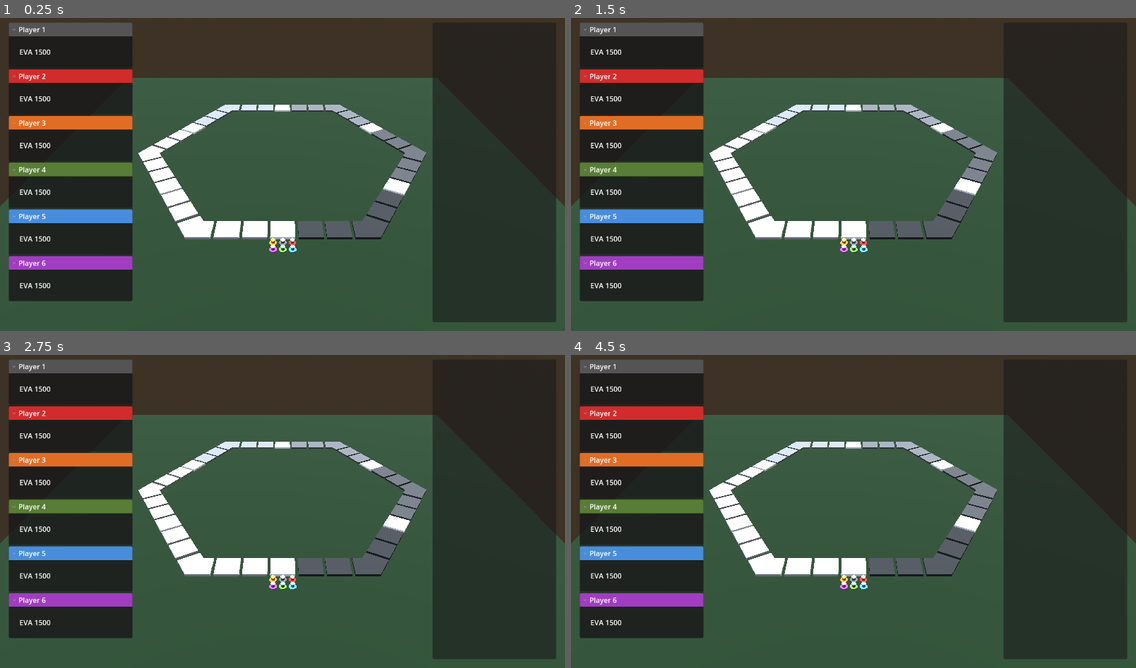
Above: before the commit, frames 1-4 (two rows, left to right).
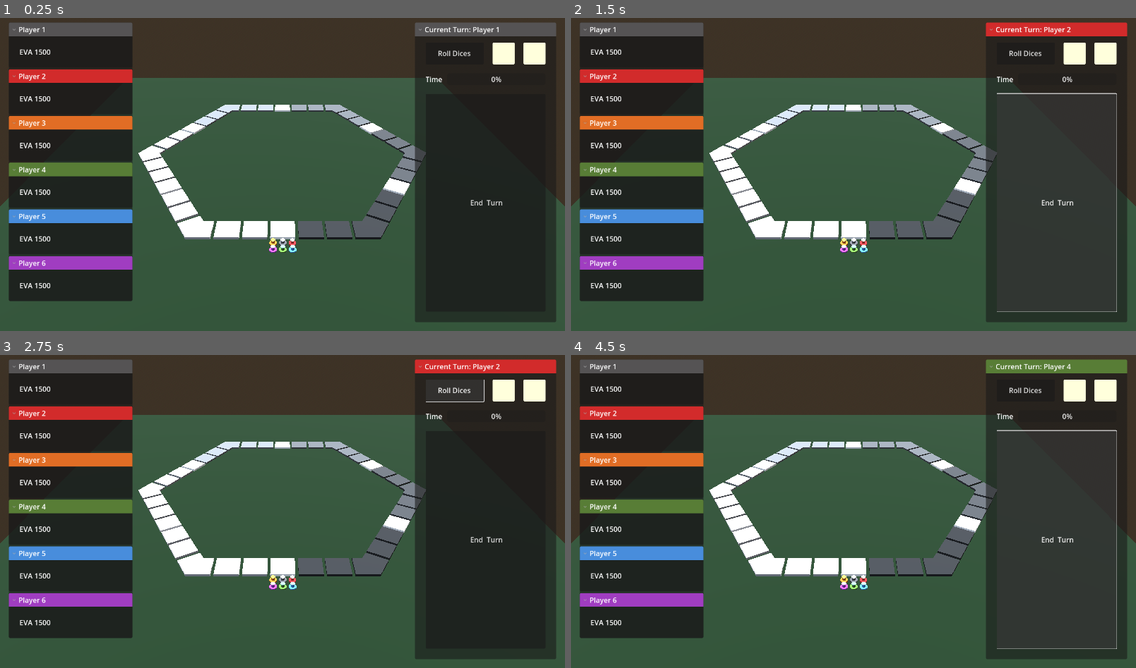
Above: after the commit, the same moments.

Repository: Falafel-Open-Games/evanopolis-ui-slice
Game: Godot game, scene res://scenes/game.tscn
Same seed, same stepped clock (60 frames per second), same inputs: the game is played once before the commit and once after it.
Inputs (mouse positions are in pixels of both pictures, inside the frame that each line leads up to):
- Up to frame 1 (0.25 s): no input
- Up to frame 2 (1.5 s): click (1023, 52) at 0.5 s, where only the run after the commit has a clickable "Roll Dices"; click (1056, 202) at 1.25 s, where only the run after the commit has a clickable "End Turn"
- Up to frame 3 (2.75 s): click (452, 389) at 2 s, where only the run after the commit has a clickable "Roll Dices"
- Up to frame 4 (4.5 s): click (1056, 539) at 2.75 s, where only the run after the commit has a clickable "End Turn"; click (1023, 389) at 3.5 s, where only the run after the commit has a clickable "Roll Dices"; click (1056, 539) at 4.25 s, where only the run after the commit has a clickable "End Turn"

The runs differ from the first frame. In frame 1, 4.3% of the frame differs, in the area x 73-99%, y 1-98%; in frame 2, 4.5%; in frame 3, 4.3%; in frame 4, 4.5%.

Commit message:
feat: add game state and turn UI wiring

Diff:
--- a/godot/project.godot
+++ b/godot/project.godot
@@ -20,3 +20,7 @@
 window/size/viewport_width=1280
 window/size/viewport_height=720
 window/size/mode=2
+
+[autoload]
+
+Palette="*res://scripts/autoload/color_palette.gd"
--- a/godot/scenes/game.tscn
+++ b/godot/scenes/game.tscn
@@ -1,10 +1,13 @@
-[gd_scene load_steps=11 format=3 uid="uid://cqmxik86m7jfl"]
+[gd_scene load_steps=14 format=3 uid="uid://cqmxik86m7jfl"]
 
 [ext_resource type="PackedScene" uid="uid://bq8yu0tnywxwn" path="res://scenes/side_strip.tscn" id="2_s0k7h"]
 [ext_resource type="PackedScene" uid="uid://cf3ptmh3a1lsi" path="res://scenes/player_summary.tscn" id="2_yqjtg"]
 [ext_resource type="PackedScene" uid="uid://hsaj4hgpu7a6" path="res://scenes/pawn.tscn" id="3_lbhrr"]
 [ext_resource type="Script" uid="uid://csigfifodnx75" path="res://scripts/board_layout.gd" id="3_tfrx2"]
 [ext_resource type="Script" uid="uid://b4b2jj7a5a3fy" path="res://scripts/pawns_start.gd" id="4_3k9qj"]
+[ext_resource type="Script" uid="uid://e1pe74jhpbxc" path="res://scripts/game_controller.gd" id="5_77h6y"]
+[ext_resource type="PackedScene" uid="uid://ckbnfxtwa4po5" path="res://scenes/right_sidebar.tscn" id="6_p57ef"]
+[ext_resource type="Script" uid="uid://c6s7q4d0p7qrx" path="res://scripts/game_state.gd" id="7_h6e2v"]
 
 [sub_resource type="StandardMaterial3D" id="StandardMaterial3D_8cj0n"]
 albedo_color = Color(0.05857501, 0.15, 0.0465, 1)
@@ -26,6 +29,15 @@
 tonemap_mode = 2
 
 [node name="Game" type="Node3D"]
+
+[node name="GameState" type="Node" parent="."]
+unique_name_in_owner = true
+script = ExtResource("7_h6e2v")
+
+[node name="GameController" type="Node" parent="."]
+script = ExtResource("5_77h6y")
+
+[node name="BoardLayout" type="Node" parent="."]
 script = ExtResource("3_tfrx2")
 
 [node name="Table" type="MeshInstance3D" parent="."]
@@ -69,8 +81,6 @@
 markers_root_path = NodePath("../tiles/SideStrip1/Tile4/PawnMarkers")
 
 [node name="Pawn1" parent="Pawns" instance=ExtResource("3_lbhrr")]
-base_color = Color(0.33333334, 0.3254902, 0.32941177, 1)
-accent_color = Color(0.69803923, 0.69411767, 0.7019608, 1)
 
 [node name="Pawn2" parent="Pawns" instance=ExtResource("3_lbhrr")]
 base_color = Color(0.8235294, 0.16862746, 0.16862746, 1)
@@ -152,39 +162,38 @@
 theme_override_constants/margin_right = 20
 theme_override_constants/margin_bottom = 20
 
-[node name="PanelContainer" type="PanelContainer" parent="Control/MarginContainer"]
+[node name="LeftSidebar" type="PanelContainer" parent="Control/MarginContainer"]
 custom_minimum_size = Vector2(280, 0)
 layout_mode = 2
 size_flags_horizontal = 0
 size_flags_vertical = 0
 
-[node name="VBoxContainer" type="VBoxContainer" parent="Control/MarginContainer/PanelContainer"]
+[node name="VBoxContainer" type="VBoxContainer" parent="Control/MarginContainer/LeftSidebar"]
 layout_mode = 2
 
-[node name="Player  Summary 1" parent="Control/MarginContainer/PanelContainer/VBoxContainer" instance=ExtResource("2_yqjtg")]
+[node name="Player  Summary 1" parent="Control/MarginContainer/LeftSidebar/VBoxContainer" instance=ExtResource("2_yqjtg")]
 layout_mode = 2
 
-[node name="Player  Summary 2" parent="Control/MarginContainer/PanelContainer/VBoxContainer" instance=ExtResource("2_yqjtg")]
+[node name="Player  Summary 2" parent="Control/MarginContainer/LeftSidebar/VBoxContainer" instance=ExtResource("2_yqjtg")]
 layout_mode = 2
 player_index = 1
 
-[node name="Player  Summary 3" parent="Control/MarginContainer/PanelContainer/VBoxContainer" instance=ExtResource("2_yqjtg")]
+[node name="Player  Summary 3" parent="Control/MarginContainer/LeftSidebar/VBoxContainer" instance=ExtResource("2_yqjtg")]
 layout_mode = 2
 player_index = 2
 
-[node name="Player  Summary 4" parent="Control/MarginContainer/PanelContainer/VBoxContainer" instance=ExtResource("2_yqjtg")]
+[node name="Player  Summary 4" parent="Control/MarginContainer/LeftSidebar/VBoxContainer" instance=ExtResource("2_yqjtg")]
 layout_mode = 2
 player_index = 3
 
-[node name="Player  Summary 5" parent="Control/MarginContainer/PanelContainer/VBoxContainer" instance=ExtResource("2_yqjtg")]
+[node name="Player  Summary 5" parent="Control/MarginContainer/LeftSidebar/VBoxContainer" instance=ExtResource("2_yqjtg")]
 layout_mode = 2
 player_index = 4
 
-[node name="Player  Summary 6" parent="Control/MarginContainer/PanelContainer/VBoxContainer" instance=ExtResource("2_yqjtg")]
+[node name="Player  Summary 6" parent="Control/MarginContainer/LeftSidebar/VBoxContainer" instance=ExtResource("2_yqjtg")]
 layout_mode = 2
 player_index = 5
 
-[node name="PanelContainer2" type="PanelContainer" parent="Control/MarginContainer"]
-custom_minimum_size = Vector2(280, 0)
+[node name="RightSidebar" parent="Control/MarginContainer" instance=ExtResource("6_p57ef")]
+unique_name_in_owner = true
 layout_mode = 2
-size_flags_horizontal = 8
--- /dev/null
+++ b/godot/scenes/right_sidebar.tscn
@@ -0,0 +1,149 @@
+[gd_scene load_steps=4 format=3 uid="uid://ckbnfxtwa4po5"]
+
+[ext_resource type="Texture2D" uid="uid://bdwf03025qcs" path="res://textures/1-caracas-without-mining.png" id="1_jxb3w"]
+[ext_resource type="Script" uid="uid://bxk7s0313hxvr" path="res://scripts/right_sidebar.gd" id="1_tu0j1"]
+
+[sub_resource type="StyleBoxFlat" id="StyleBoxFlat_u5sy4"]
+content_margin_left = 0.0
+content_margin_top = 0.0
+content_margin_right = 0.0
+content_margin_bottom = 0.0
+bg_color = Color(1, 1, 0.8627451, 1)
+corner_radius_top_left = 3
+corner_radius_top_right = 3
+corner_radius_bottom_right = 3
+corner_radius_bottom_left = 3
+corner_detail = 5
+
+[node name="RightSidebar" type="FoldableContainer"]
+custom_minimum_size = Vector2(320, 0)
+size_flags_horizontal = 8
+title = "Current Turn:"
+script = ExtResource("1_tu0j1")
+
+[node name="MarginContainer" type="MarginContainer" parent="."]
+layout_mode = 2
+theme_override_constants/margin_left = 20
+theme_override_constants/margin_top = 10
+theme_override_constants/margin_right = 20
+theme_override_constants/margin_bottom = 20
+
+[node name="Content" type="VBoxContainer" parent="MarginContainer"]
+clip_contents = true
+layout_mode = 2
+theme_override_constants/separation = 20
+
+[node name="MovementContainer" type="VBoxContainer" parent="MarginContainer/Content"]
+layout_mode = 2
+theme_override_constants/separation = 15
+
+[node name="MovementResult" type="HBoxContainer" parent="MarginContainer/Content/MovementContainer"]
+layout_mode = 2
+theme_override_constants/separation = 20
+
+[node name="MovementButton" type="Button" parent="MarginContainer/Content/MovementContainer/MovementResult"]
+unique_name_in_owner = true
+custom_minimum_size = Vector2(100, 50)
+layout_mode = 2
+size_flags_horizontal = 3
+text = "Roll Dices"
+
+[node name="Panel" type="Panel" parent="MarginContainer/Content/MovementContainer/MovementResult"]
+custom_minimum_size = Vector2(50, 50)
+layout_mode = 2
+theme_override_styles/panel = SubResource("StyleBoxFlat_u5sy4")
+
+[node name="Dice1Label" type="Label" parent="MarginContainer/Content/MovementContainer/MovementResult/Panel"]
+unique_name_in_owner = true
+layout_mode = 1
+anchors_preset = 8
+anchor_left = 0.5
+anchor_top = 0.5
+anchor_right = 0.5
+anchor_bottom = 0.5
+offset_left = -20.0
+offset_top = -11.5
+offset_right = 20.0
+offset_bottom = 11.5
+grow_horizontal = 2
+grow_vertical = 2
+theme_override_colors/font_color = Color(0, 0, 0, 1)
+text = " "
+horizontal_alignment = 1
+vertical_alignment = 1
+
+[node name="Panel2" type="Panel" parent="MarginContainer/Content/MovementContainer/MovementResult"]
+custom_minimum_size = Vector2(50, 50)
+layout_mode = 2
+theme_override_styles/panel = SubResource("StyleBoxFlat_u5sy4")
+
+[node name="Dice2Label" type="Label" parent="MarginContainer/Content/MovementContainer/MovementResult/Panel2"]
+unique_name_in_owner = true
+layout_mode = 1
+anchors_preset = 8
+anchor_left = 0.5
+anchor_top = 0.5
+anchor_right = 0.5
+anchor_bottom = 0.5
+offset_left = -20.0
+offset_top = -11.5
+offset_right = 20.0
+offset_bottom = 11.5
+grow_horizontal = 2
+grow_vertical = 2
+theme_override_colors/font_color = Color(0, 0, 0, 1)
+text = " "
+horizontal_alignment = 1
+vertical_alignment = 1
+
+[node name="PropertyContainer" type="VBoxContainer" parent="MarginContainer/Content"]
+unique_name_in_owner = true
+layout_mode = 2
+theme_override_constants/separation = 10
+
+[node name="Label" type="Label" parent="MarginContainer/Content/PropertyContainer"]
+layout_mode = 2
+text = "You landed on a: Property"
+
+[node name="Image" type="TextureRect" parent="MarginContainer/Content/PropertyContainer"]
+clip_contents = true
+layout_mode = 2
+texture = ExtResource("1_jxb3w")
+expand_mode = 4
+
+[node name="HBoxContainer" type="HBoxContainer" parent="MarginContainer/Content/PropertyContainer"]
+layout_mode = 2
+
+[node name="Label" type="Label" parent="MarginContainer/Content/PropertyContainer/HBoxContainer"]
+layout_mode = 2
+text = "Price:"
+
+[node name="Label2" type="Label" parent="MarginContainer/Content/PropertyContainer/HBoxContainer"]
+layout_mode = 2
+text = "1 EVA"
+
+[node name="Button2" type="Button" parent="MarginContainer/Content/PropertyContainer"]
+custom_minimum_size = Vector2(0, 50)
+layout_mode = 2
+text = "Buy Property"
+
+[node name="TimerContainer" type="HBoxContainer" parent="MarginContainer/Content"]
+layout_mode = 2
+theme_override_constants/separation = 10
+
+[node name="Label" type="Label" parent="MarginContainer/Content/TimerContainer"]
+layout_mode = 2
+text = "Time"
+
+[node name="TimerBar" type="ProgressBar" parent="MarginContainer/Content/TimerContainer"]
+unique_name_in_owner = true
+layout_mode = 2
+size_flags_horizontal = 3
+max_value = 60.0
+step = 1.0
+
+[node name="EndTurnButton" type="Button" parent="MarginContainer/Content"]
+unique_name_in_owner = true
+layout_mode = 2
+size_flags_vertical = 3
+text = " End  Turn"
--- /dev/null
+++ b/godot/scripts/autoload/color_palette.gd
@@ -0,0 +1,52 @@
+extends Node
+
+const PLAYER_DARK_COLORS: Array[Color] = [
+	Color("#555354"),
+	Color("#d22b2b"),
+	Color("#e16d25"),
+	Color("#587d36"),
+	Color("#488ddc"),
+	Color("#a03dc1"),
+]
+
+const PLAYER_LIGHT_COLORS: Array[Color] = [
+	Color("#b2b1b3"),
+	Color("#ff8b79"),
+	Color("#f8af46"),
+	Color("#75d1a9"),
+	Color("#79bdeb"),
+	Color("#f48dff"),
+]
+
+const CITY_COLORS: Array[Color] = [
+	Color("#2b2b2b"),
+	Color("#404040"),
+	Color("#595959"),
+	Color("#737373"),
+	Color("#8f8f8f"),
+	Color("#adadad"),
+]
+
+const CITY_ORDER: Array[String] = [
+	"Caracas",
+	"Assuncion",
+	"Ciudad del Este",
+	"Minsk",
+	"Irkutsk",
+	"Rockdale",
+]
+
+const CITY_COLORS_BY_NAME: Dictionary = {
+	"Caracas": Color("#2b2b2b"),
+	"Assuncion": Color("#404040"),
+	"Ciudad del Este": Color("#595959"),
+	"Minsk": Color("#737373"),
+	"Irkutsk": Color("#8f8f8f"),
+	"Rockdale": Color("#adadad"),
+}
+
+func get_player_dark(index: int) -> Color:
+	return PLAYER_DARK_COLORS[clamp(index, 0, PLAYER_DARK_COLORS.size() - 1)]
+
+func get_player_light(index: int) -> Color:
+	return PLAYER_LIGHT_COLORS[clamp(index, 0, PLAYER_LIGHT_COLORS.size() - 1)]
--- a/godot/scripts/board_layout.gd
+++ b/godot/scripts/board_layout.gd
@@ -1,25 +1,7 @@
 @tool
-extends Node3D
+extends Node
 
-const CITY_COLORS := {
-	"Caracas": Color("#2b2b2b"),
-	"Assuncion": Color("#404040"),
-	"Ciudad del Este": Color("#595959"),
-	"Minsk": Color("#737373"),
-	"Irkutsk": Color("#8f8f8f"),
-	"Rockdale": Color("#adadad"),
-}
-
-const CITY_ORDER := [
-	"Rockdale",
-	"Caracas",
-	"Assuncion",
-	"Ciudad del Este",
-	"Minsk",
-	"Irkutsk",
-]
-
-const SIDE_STRIP_NAMES := [
+const SIDE_STRIP_NAMES: Array[String] = [
 	"SideStrip1",
 	"SideStrip2",
 	"SideStrip3",
@@ -28,8 +10,8 @@
 	"SideStrip6",
 ]
 
-const CENTER_TILE_NAME := "Tile4"
-const STRIP_TILE_ORDER := [
+const CENTER_TILE_NAME: String = "Tile4"
+const STRIP_TILE_ORDER: Array[String] = [
 	"CornerTile",
 	"Tile2",
 	"Tile3",
@@ -40,58 +22,69 @@
 
 func _ready() -> void:
 	_apply_colors()
-	print(get_board_tiles())
 
 func _apply_colors() -> void:
+	var city_order: Array[String] = Palette.CITY_ORDER
+	var last_city: String = city_order[city_order.size() - 1]
+
 	for side_index in range(SIDE_STRIP_NAMES.size()):
 		var side_name: String = SIDE_STRIP_NAMES[side_index]
-		var side := get_node_or_null("tiles/" + side_name)
+		var side: Node = get_node_or_null("../tiles/" + side_name)
 		if side == null:
 			continue
 
-		var prev_city: String = CITY_ORDER[side_index]
-		var next_city: String = CITY_ORDER[(side_index + 1) % CITY_ORDER.size()]
+		var prev_city: String
+		var next_city: String
+		if side_index == 0:
+			prev_city = last_city
+			next_city = city_order[0]
+		else:
+			prev_city = city_order[side_index - 1]
+			next_city = city_order[side_index]
 
-		_set_tile_color(side, "CornerTile", CITY_COLORS[prev_city])
-		_set_tile_color(side, "Tile2", CITY_COLORS[prev_city])
-		_set_tile_color(side, "Tile3", CITY_COLORS[prev_city])
+		var prev_color: Color = Palette.CITY_COLORS_BY_NAME.get(prev_city, Color.WHITE)
+		var next_color: Color = Palette.CITY_COLORS_BY_NAME.get(next_city, Color.WHITE)
+
+		_set_tile_color(side, "CornerTile", prev_color)
+		_set_tile_color(side, "Tile2", prev_color)
+		_set_tile_color(side, "Tile3", prev_color)
 
 		_set_tile_color(side, CENTER_TILE_NAME, Color.WHITE)
 
-		_set_tile_color(side, "Tile5", CITY_COLORS[next_city])
-		_set_tile_color(side, "Tile6", CITY_COLORS[next_city])
+		_set_tile_color(side, "Tile5", next_color)
+		_set_tile_color(side, "Tile6", next_color)
 
 func _set_tile_color(parent: Node, tile_name: String, color: Color) -> void:
-	var tile := parent.get_node_or_null(tile_name)
+	var tile: Node = parent.get_node_or_null(tile_name)
 	if tile is BoardTile:
 		tile.tile_color = color
 
 func get_board_tiles() -> Array[Node3D]:
 	var tiles_list: Array[Node3D] = []
-	var tiles_root := get_node_or_null("tiles")
+	var tiles_root: Node = get_node_or_null("../tiles")
 	if tiles_root == null:
 		return tiles_list
 
 	# Start at SideStrip1 Tile4 and move counter-clockwise.
-	var strip1 := tiles_root.get_node_or_null(SIDE_STRIP_NAMES[0])
+	var strip1: Node = tiles_root.get_node_or_null(SIDE_STRIP_NAMES[0])
 	if strip1 == null:
 		return tiles_list
 	for tile_name in ["Tile4", "Tile5", "Tile6"]:
-		var tile := strip1.get_node_or_null(tile_name)
+		var tile: Node = strip1.get_node_or_null(tile_name)
 		if tile is Node3D:
 			tiles_list.append(tile)
 
 	for index in range(1, SIDE_STRIP_NAMES.size()):
-		var strip := tiles_root.get_node_or_null(SIDE_STRIP_NAMES[index])
+		var strip: Node = tiles_root.get_node_or_null(SIDE_STRIP_NAMES[index])
 		if strip == null:
 			continue
 		for tile_name in STRIP_TILE_ORDER:
-			var tile := strip.get_node_or_null(tile_name)
+			var tile: Node = strip.get_node_or_null(tile_name)
 			if tile is Node3D:
 				tiles_list.append(tile)
 
 	for tile_name in ["CornerTile", "Tile2", "Tile3"]:
-		var tile := strip1.get_node_or_null(tile_name)
+		var tile: Node = strip1.get_node_or_null(tile_name)
 		if tile is Node3D:
 			tiles_list.append(tile)
 
--- a/godot/scripts/board_tile.gd
+++ b/godot/scripts/board_tile.gd
@@ -16,7 +16,7 @@
 	_apply_color()
 
 func _apply_color() -> void:
-	var material := StandardMaterial3D.new()
+	var material: StandardMaterial3D = StandardMaterial3D.new()
 	material.albedo_color = _tile_color
 	for mesh in find_children("*", "MeshInstance3D", true, false):
 		if mesh is MeshInstance3D:
--- a/godot/scripts/boot_menu.gd
+++ b/godot/scripts/boot_menu.gd
@@ -1,7 +1,7 @@
 extends Control
 
 @onready var start_button: Button = %StartButton
-const GAME_SCENE_PATH := "res://scenes/game.tscn"
+const GAME_SCENE_PATH: String = "res://scenes/game.tscn"
 
 func _ready() -> void:
 	start_button.pressed.connect(_on_start_pressed)
--- /dev/null
+++ b/godot/scripts/game_controller.gd
@@ -0,0 +1,30 @@
+extends Node
+
+@onready var game_state: GameState = %GameState
+@onready var right_sidebar: RightSidebar = %RightSidebar
+
+func _ready() -> void:
+
+	if game_state != null:
+		game_state.player_changed.connect(_on_player_changed)
+		_on_player_changed(game_state.current_player_index)
+
+	call_deferred("_bind_sidebar")
+
+func _bind_sidebar() -> void:
+	if right_sidebar == null:
+		return
+	if right_sidebar.end_turn_button == null:
+		return
+	if not right_sidebar.end_turn_button.pressed.is_connected(_on_end_turn_pressed):
+		right_sidebar.end_turn_button.pressed.connect(_on_end_turn_pressed)
+
+func _on_end_turn_pressed() -> void:
+	if game_state == null:
+		return
+	game_state.advance_turn()
+
+func _on_player_changed(new_index: int) -> void:
+	if right_sidebar == null:
+		return
+	right_sidebar.set_current_player(new_index)
--- /dev/null
+++ b/godot/scripts/game_state.gd
@@ -0,0 +1,13 @@
+class_name GameState
+extends Node
+
+@export_range(2, 6, 1) var player_count: int = 6
+@export_range(0, 5, 1) var current_player_index: int = 0:
+	set(value):
+		current_player_index = value
+		player_changed.emit(current_player_index)
+
+signal player_changed(new_index: int)
+
+func advance_turn() -> void:
+	current_player_index = (current_player_index + 1) % player_count
--- a/godot/scripts/pawn.gd
+++ b/godot/scripts/pawn.gd
@@ -28,6 +28,6 @@
 func _set_mesh_color(mesh: MeshInstance3D, color: Color) -> void:
 	if mesh == null:
 		return
-	var material := StandardMaterial3D.new()
+	var material: StandardMaterial3D = StandardMaterial3D.new()
 	material.albedo_color = color
 	mesh.material_override = material
--- a/godot/scripts/pawns_start.gd
+++ b/godot/scripts/pawns_start.gd
@@ -6,12 +6,12 @@
 	_apply_marker_positions()
 
 func _apply_marker_positions() -> void:
-	var markers_root := get_node_or_null(markers_root_path)
+	var markers_root: Node = get_node_or_null(markers_root_path)
 	if markers_root == null:
 		return
 
 	for index in range(1, 7):
-		var marker := markers_root.get_node_or_null("Marker%d" % index)
-		var pawn := get_node_or_null("Pawn%d" % index)
+		var marker: Node = markers_root.get_node_or_null("Marker%d" % index)
+		var pawn: Node = get_node_or_null("Pawn%d" % index)
 		if marker is Marker3D and pawn is Node3D:
 			pawn.global_transform = marker.global_transform
--- a/godot/scripts/player_summary.gd
+++ b/godot/scripts/player_summary.gd
@@ -1,27 +1,9 @@
 extends FoldableContainer
-
-const PlayerTitleColorsDark:Array[Color] = [
-	"#555354",
-	"#d22b2b",
-	"#e16d25",
-	"#587d36",
-	"#488ddc",
-	"#a03dc1",
-]
-
-const PlayerTitleColorsLight:Array[Color] = [
-	"#b2b1b3",
-	"#ff8b79",
-	"#f8af46",
-	"#75d1a9",
-	"#79bdeb",
-	"#f48dff",
-]
 
 @export_range(0, 5, 1) var player_index = 0
 
 func _ready() -> void:
-	_apply_title_panel_style(PlayerTitleColorsDark[player_index])
+	_apply_title_panel_style(Palette.get_player_dark(player_index))
 
 	# set panel title based on player index
 	self.title = "Player %d" % [player_index + 1]
@@ -38,8 +20,8 @@
 	_set_title_panel_color("title_collapsed_hover_panel", dark_color)
 
 func _set_title_panel_color(style_name: String, color: Color) -> void:
-	var base_box := get_theme_stylebox(style_name)
-	var panel_box := base_box.duplicate() if base_box != null else StyleBoxFlat.new()
+	var base_box: StyleBox = get_theme_stylebox(style_name)
+	var panel_box: StyleBox = base_box.duplicate() if base_box != null else StyleBoxFlat.new()
 	if panel_box is StyleBoxFlat:
 		panel_box.bg_color = color
 	add_theme_stylebox_override(style_name, panel_box)
--- /dev/null
+++ b/godot/scripts/right_sidebar.gd
@@ -0,0 +1,48 @@
+class_name RightSidebar
+extends FoldableContainer
+
+@export_range(0, 5, 1) var player_index: int = 0:
+	set(value):
+		player_index = value
+		if is_inside_tree():
+			_apply_player_state()
+
+@export var player_name: String = "Player 1":
+	set(value):
+		player_name = value
+		if is_inside_tree():
+			_apply_player_state()
+
+@onready var end_turn_button: Button = %EndTurnButton
+@onready var property_container: VBoxContainer = %PropertyContainer
+@onready var movement_button: Button = %MovementButton
+
+# Called when the node enters the scene tree for the first time.
+func _ready() -> void:
+	_apply_player_state()
+	property_container.visible = false
+
+func set_current_player(index: int, player_display_name: String = "") -> void:
+	player_index = clamp(index, 0, 5)
+	if property_container:
+		property_container.visible = false
+	if player_display_name.is_empty():
+		player_name = "Player %d" % [player_index + 1]
+	else:
+		player_name = player_display_name
+	_apply_player_state()
+
+func _apply_player_state() -> void:
+	self.title = "Current Turn: %s" % [player_name]
+	self.add_theme_color_override("font_color", Color.WHITE)
+	self.add_theme_color_override("collapsed_font_color", Color.WHITE)
+	_apply_title_panel_color(Palette.get_player_dark(player_index))
+
+func _apply_title_panel_color(color: Color) -> void:
+	var title_panel: StyleBox = get_theme_stylebox("title_panel")
+	if title_panel == null:
+		return
+	var panel_box: StyleBox = title_panel.duplicate()
+	if panel_box is StyleBoxFlat:
+		panel_box.bg_color = color
+	add_theme_stylebox_override("title_panel", panel_box)
Not shown, added: godot/scripts/autoload/color_palette.gd.uid
Not shown, added: godot/scripts/game_controller.gd.uid
Not shown, added: godot/scripts/game_state.gd.uid
Not shown, added: godot/scripts/right_sidebar.gd.uid
Not shown, changed: docs/ai-context.md
Not shown, changed: docs/design-decisions.md
